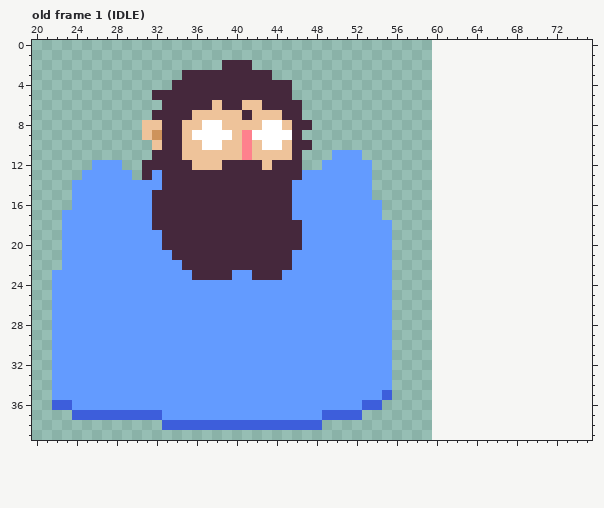
One commit to this pixel-art file: img/the-entity.aseprite. That is the earlier state.
41x41 pixels, 3 frames. Shown: old frame 1 (IDLE): x 20..75, y 0..39. The old version is drawn lined up with the new one, on the new canvas. The commit also changed other frames, which this record leaves out.
Now the later version:
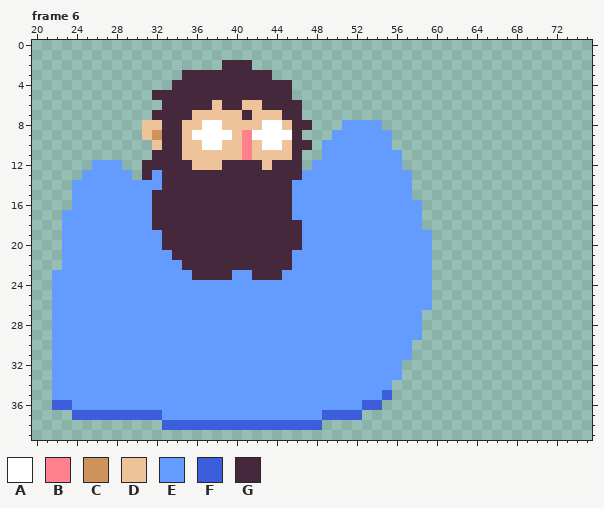
Palette (. is transparent): A #ffffff  B #fe818d  C #ce935b  D #eec39a  E #639bff  F #3d5edb  G #45283c
A new or re-ordered frame is compared with the old frame closest to it.
Edits made:
canvas 41x41 -> 80x41, the old top-left corner now at 19,0
frames 3 -> 10
Changed rows in their new state; - is an unchanged pixel.
Frame 6 is new; against old frame 1 (IDLE):
first column x 48:
 8 ---EEEE-----
 9 --EEEEEE----
10 -EEEEEEE----
11 -E---EEEE---
12 E-----EEE---
13 ------EEEE--
14 ------EEEE--
15 ------EEEE--
16 -------EEEE-
17 -------EEEE-
18 --------EEE-
19 --------EEEE
20 --------EEEE
21 --------EEEE
22 --------EEEE
23 --------EEEE
24 --------EEEE
25 --------EEEE
26 --------EEEE
27 --------EEE-
28 --------EEE-
29 --------EEE-
30 --------EE--
31 --------EE--
32 --------E---
33 --------E---
